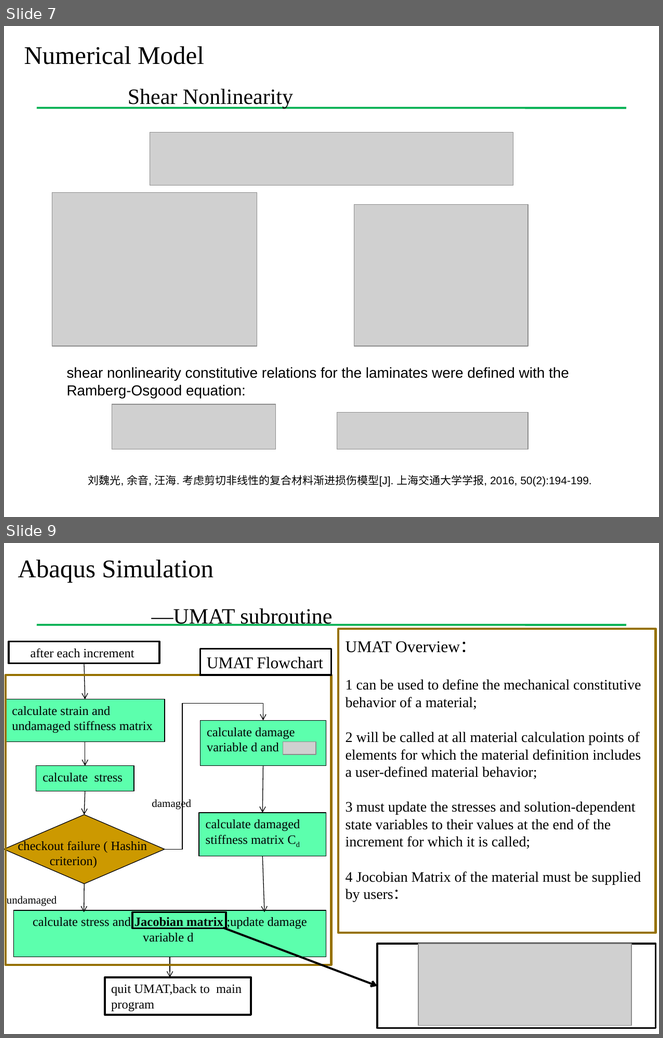
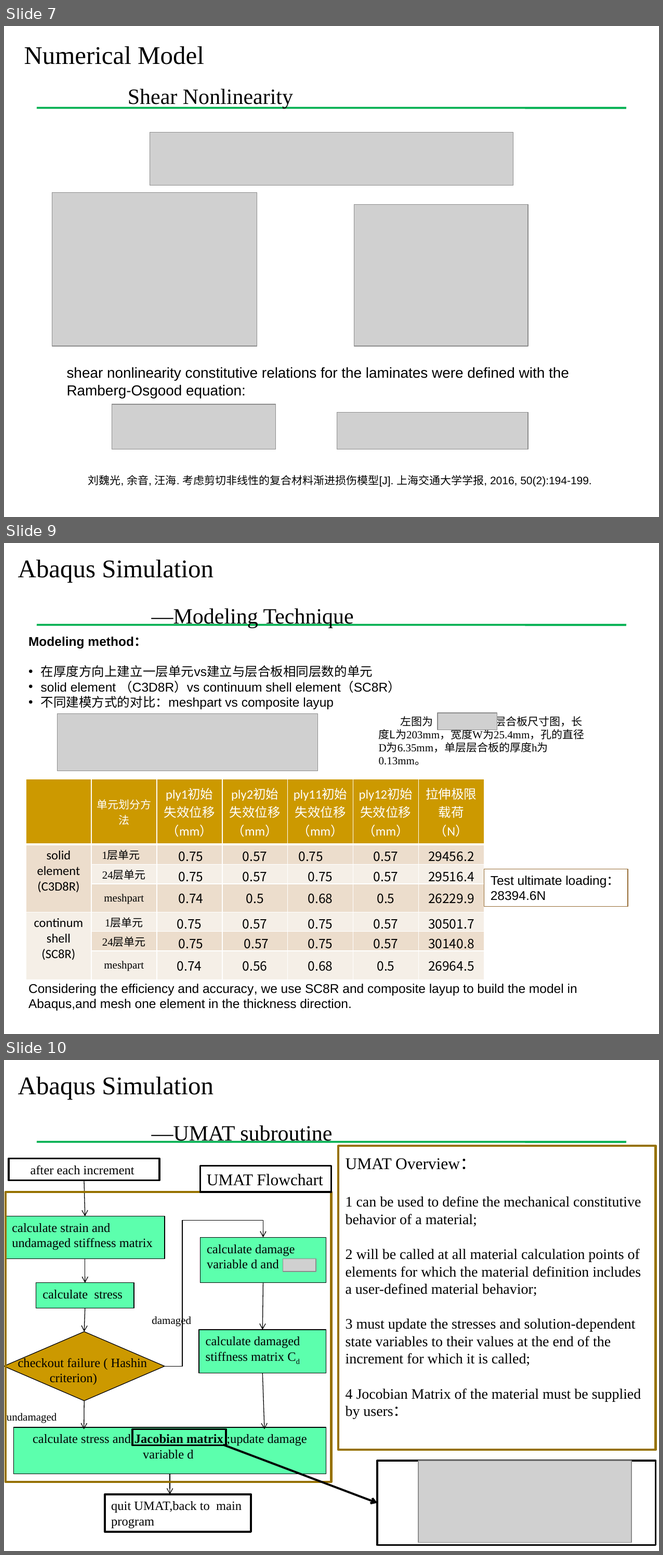
Before and after one commit to Chu2015/UMAThashinlinear4, a slide deck: 组会报告/组会20180110.pptx. Shown one above the other, each under a label of ours: slides 7 and 9 before the commit, slides 7, 9 and 10 after it; the slides between them are not shown. The pictures are 663x1038 and 663x1555 pixels, drawn with LibreOffice and Linux fonts; fonts in the diff are those of the drawing; grey boxes stand for pictures; background and template pictures are left out. Boxes give left, top, right and bottom in pixels: in the first picture for what was removed or moved away, otherwise in the second. Text is boxed around its words. In the diff, an @@ line names an element or a change of style, - is before the commit and + after.

```diff
--- a/组会报告/组会20180110.pptx
+++ b/组会报告/组会20180110.pptx
@@ slide 9 added at (4, 543, 659, 1034), background #FFFFFF; not listed: 1 template element that a slide beside it also shows @@
@@ text added at (18, 560, 354, 628), 24 pt, text #000000 @@
+  Abaqus Simulation
+    —Modeling Technique
@@ text added at (28, 637, 401, 709), 14 pt, text #000000 @@
+Modeling method：
+• 在厚度方向上建立一层单元vs建立与层合板相同层数的单元
+• solid element （C3D8R）vs continuum shell element（SC8R）
+• 不同建模方式的对比：meshpart vs composite layup
@@ picture added at (57, 714, 318, 771) @@
@@ picture added at (438, 714, 497, 730) @@
@@ text added at (379, 715, 585, 766), 12 pt, text #000000 @@
+左图为 铺层的层合板尺寸图，长度L为203mm，宽度W为25.4mm，孔的直径D为6.35mm，单层层合板的厚度h为0.13mm。
@@ table added at (26, 780, 484, 974), 7 rows, 7 columns @@
+ | 单元划分方法 | ply1初始失效位移（mm） | ply2初始失效位移（mm） | ply11初始失效位移（mm） | ply12初始失效位移（mm） | 拉伸极限载荷（N）
+solid element / (C3D8R) | 1层单元 | 0.75 | 0.57 | 0.75 | 0.57 | 29456.2
+ | 24层单元 | 0.75 | 0.57 | 0.75 | 0.57 | 29516.4
+ | meshpart | 0.74 | 0.5 | 0.68 | 0.5 | 26229.9
+continum shell / (SC8R) | 1层单元 | 0.75 | 0.57 | 0.75 | 0.57 | 30501.7
+ | 24层单元 | 0.75 | 0.57 | 0.75 | 0.57 | 30140.8
+ | meshpart | 0.74 | 0.56 | 0.68 | 0.5 | 26964.5
@@ rectangle added at (484, 869, 629, 906), outline #946A32 0.75 pt, 14 pt, text #000000 @@
+Test ultimate loading：
+28394.6N
@@ text added at (28, 984, 578, 1011), 14 pt, text #000000 @@
+Considering the efficiency and accuracy, we use SC8R and composite layup to build the model in Abaqus,and mesh one element in the thickness direction.
@@ what was slide 9 is now slide 10 @@
```
Also in this commit, not shown: 3 slides changed, 1 other slide added, 1 other file.
